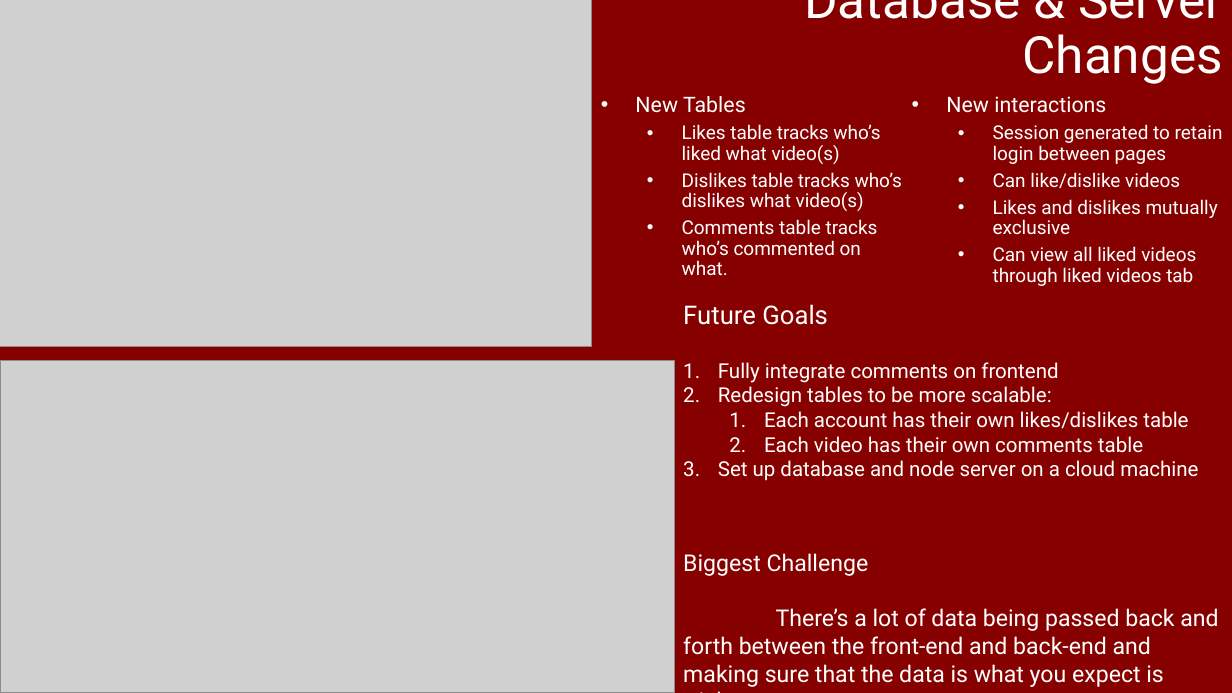
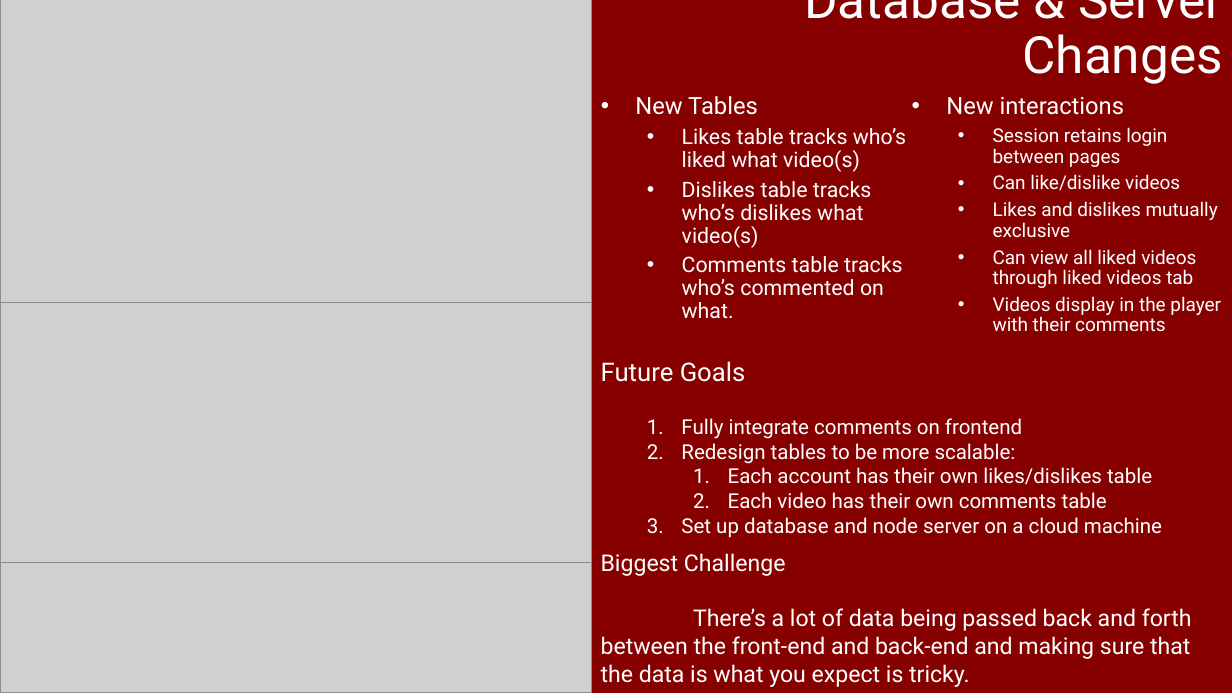
Before and after one commit to SmoCloud/video-player, a slide deck: slide 1 of data/Progress Presentation/Z Squared Progress Presentation.pptx. Drawn at 1232x693 pixels with LibreOffice and Linux fonts; fonts in the diff are those of the drawing; grey boxes stand for pictures. Boxes give left, top, right and bottom in pixels: in the first picture for what was removed or moved away, otherwise in the second. Text is boxed around its words. In the diff, an @@ line names an element or a change of style, - is before the commit and + after.

```diff
--- a/data/Progress Presentation/Z Squared Progress Presentation.pptx
+++ b/data/Progress Presentation/Z Squared Progress Presentation.pptx
@@ picture: place and size @@
-picture at [0, 0, 592, 347]
+picture at [0, 0, 592, 302]
@@ subtitle at [635, 96, 1124, 319]: size 16.6 to 18.5 pt in "New Tables", "New interactions"; size 14.8 to 16.6 pt in "Likes table tracks who’s liked what video(s)", "Dislikes table tracks who’s dislikes what video(s)", "Comments table tracks who’s commented on what." @@
@@ subtitle at [993, 127, 1167, 167]: text changed @@
-  • Session generated to retain login between pages
+  • Session retains login between pages
@@ subtitle at [993, 296, 1221, 332]: paragraph added @@
+  • Videos display in the player with their comments
@@ picture added at [0, 302, 592, 563] @@
@@ text "Future Goals": place and size @@
-text "Future Goals" at [683, 304, 1198, 481]
+text "Future Goals" at [601, 361, 1162, 538]
@@ picture removed at [0, 360, 675, 693] @@
@@ text at [681, 418, 1162, 538]: list level 1 to 2 in "Fully integrate comments on frontend"; list level 1 to 2 in "Redesign tables to be more ..."; list level 2 to 3 in "Each account has their own ..."; list level 2 to 3 in "Each video has their own ..."; list level 1 to 2 in "Set up database and node ..." @@
@@ picture added at [0, 563, 592, 693] @@
@@ text "Biggest Challenge" rewrapped from [683, 553, 1218, 687] to [601, 553, 1192, 687] @@
```
Also in this commit, not shown: 2 other files.
